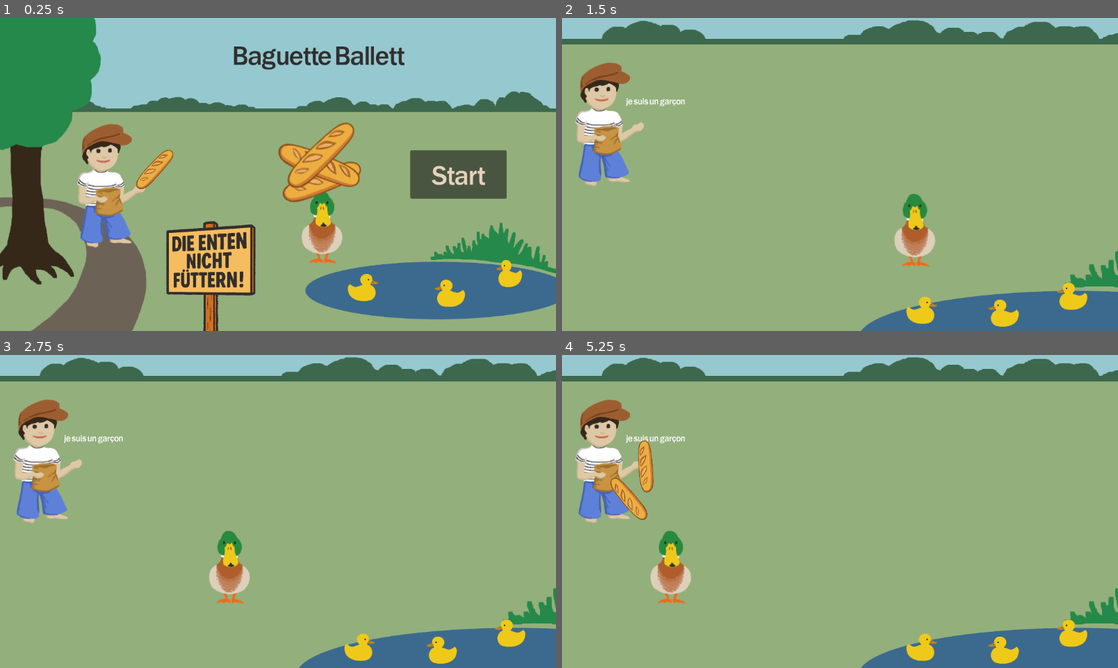
Above: before the commit, frames 1-4 (two rows, left to right).
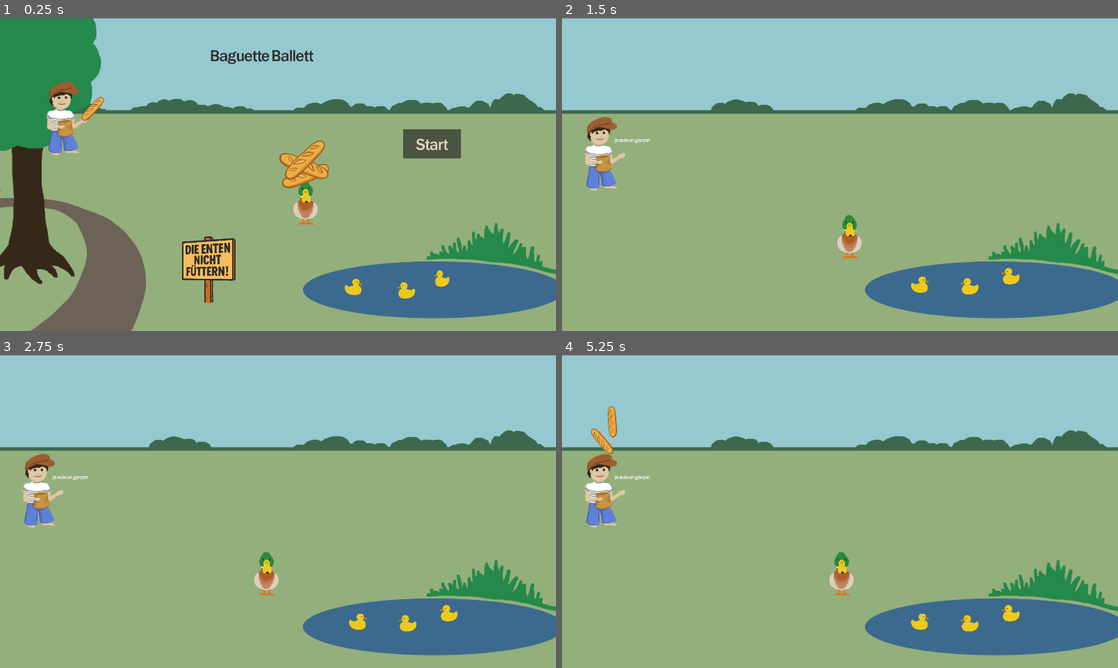
Above: after the commit, the same moments.

Repository: baguette-ballett/baguette-ballett
Game: Godot game, scene res://scenes/intro/intro.tscn
The game is run twice, just before and just after one commit, with the same random seed, the same clock (stepped at 60 frames per second) and the same inputs.
Inputs:
- Up to frame 1 (0.25 s): no input
- Up to frame 2 (1.5 s): click "Start" at 0.5 s; tap Enter (ui_accept) at 1.25 s; hold Right (ui_right) from 1.28 s (still down); hold Enter (ui_accept) from 1.28 s (still down)
- Up to frame 3 (2.75 s): release Right (ui_right) at 2.03 s; release Enter (ui_accept) at 2.03 s; hold Left (ui_left) from 2.03 s (still down); tap Enter (ui_accept) at 2.1, 2.27, 2.57 s
- Up to frame 4 (5.25 s): release Left (ui_left) at 2.78 s; hold Enter (ui_accept) 2.78-3.53 s; hold Right (ui_right) 2.78-4.28 s; tap Enter (ui_accept) at 3.6, 3.77, 4.07, 5.1 s; hold Enter (ui_accept) 4.28-5.03 s; hold Left (ui_left) from 4.28 s (still down)

The runs differ from the first frame. In frame 1, 19% of the frame differs, in the area x 0-100%, y 0-100%; in frame 2, 39%; in frame 3, 39%; in frame 4, 39%.

Commit message:
Resize viewport

Diff:
--- a/project.godot
+++ b/project.godot
@@ -17,6 +17,8 @@
 
 [display]
 
+window/size/viewport_width=1920
+window/size/viewport_height=1080
 window/stretch/mode="viewport"
 
 [gui]
--- a/scenes/intro/intro.tscn
+++ b/scenes/intro/intro.tscn
@@ -23,12 +23,11 @@
 
 [node name="background" type="Sprite2D" parent="."]
 show_behind_parent = true
-position = Vector2(580.444, 322.25)
-scale = Vector2(0.60787, 0.60787)
+position = Vector2(960, 540)
 texture = ExtResource("2_ueo4n")
 
 [node name="Clean Sign" type="Sprite2D" parent="."]
-position = Vector2(437, 537)
+position = Vector2(721, 869)
 scale = Vector2(0.474, 0.5)
 texture = ExtResource("1_ioskq")
 
@@ -38,10 +37,10 @@
 
 [node name="Buttons" type="BoxContainer" parent="."]
 custom_minimum_size = Vector2(200, 100)
-offset_left = 850.0
-offset_top = 274.0
-offset_right = 1150.0
-offset_bottom = 374.0
+offset_left = 1392.0
+offset_top = 384.0
+offset_right = 1692.0
+offset_bottom = 484.0
 
 [node name="StartButton" type="Button" parent="Buttons"]
 custom_minimum_size = Vector2(200, 100)
@@ -74,7 +73,7 @@
 volume_db = 24.0
 
 [node name="logo" type="Sprite2D" parent="."]
-position = Vector2(662, 362)
+position = Vector2(1050, 568)
 texture = ExtResource("10_ueo4n")
 
 [node name="boy" type="Sprite2D" parent="."]
@@ -87,26 +86,26 @@
 texture = ExtResource("11_ueo4n")
 
 [node name="title" type="RichTextLabel" parent="."]
-offset_left = 482.0
-offset_top = 41.0
-offset_right = 1012.0
-offset_bottom = 139.0
+offset_left = 726.0
+offset_top = 93.0
+offset_right = 1256.0
+offset_bottom = 191.0
 theme_override_colors/default_color = Color(0.192157, 0.180392, 0.180392, 1)
 theme_override_font_sizes/normal_font_size = 48
 text = "Baguette Ballett"
 
 [node name="Duckling1" type="Sprite2D" parent="."]
-position = Vector2(752, 558)
+position = Vector2(1222, 928)
 scale = Vector2(0.5, 0.5)
 texture = ExtResource("13_kfk32")
 flip_h = true
 
 [node name="Duckling2" type="Sprite2D" parent="."]
-position = Vector2(1055, 529)
+position = Vector2(1525, 899)
 scale = Vector2(0.421875, 0.5)
 texture = ExtResource("13_kfk32")
 
 [node name="Duckling3" type="Sprite2D" parent="."]
-position = Vector2(932, 570)
+position = Vector2(1402, 940)
 scale = Vector2(0.5, 0.5)
 texture = ExtResource("13_kfk32")
--- a/scenes/level/level.tscn
+++ b/scenes/level/level.tscn
@@ -31,27 +31,28 @@
 texture = ExtResource("1_hnne4")
 
 [node name="background right" type="Sprite2D" parent="."]
-position = Vector2(528, 265)
+position = Vector2(960, 540)
 texture = ExtResource("2_vpf64")
 
 [node name="Boy" parent="." instance=ExtResource("6_wcngd")]
-position = Vector2(98, 217)
+position = Vector2(147, 466)
 
 [node name="player" parent="." instance=ExtResource("2_s8ale")]
-position = Vector2(570, 457)
+position = Vector2(832, 738)
 
 [node name="ground body" parent="." instance=ExtResource("7_tf2q7")]
-position = Vector2(574, 539)
+position = Vector2(583, 855)
 
 [node name="wall left" type="CollisionShape2D" parent="ground body"]
 position = Vector2(-616, -46)
 shape = SubResource("RectangleShape2D_pe1ox")
 
 [node name="wall right" type="CollisionShape2D" parent="ground body"]
-position = Vector2(615, -47)
+position = Vector2(1346, -47)
 shape = SubResource("RectangleShape2D_pe1ox")
 
 [node name="SpawnArea" type="Path2D" parent="."]
+position = Vector2(71, 218)
 curve = SubResource("Curve2D_vpf64")
 
 [node name="SpawnAreaLocation" type="PathFollow2D" parent="SpawnArea"]
@@ -67,18 +68,18 @@
 autoplay = true
 
 [node name="Duckling1" type="Sprite2D" parent="."]
-position = Vector2(745, 605)
+position = Vector2(1237, 920)
 scale = Vector2(0.5, 0.5)
 texture = ExtResource("8_tf2q7")
 flip_h = true
 
 [node name="Duckling2" type="Sprite2D" parent="."]
-position = Vector2(1057, 576)
+position = Vector2(1549, 891)
 scale = Vector2(0.5, 0.5)
 texture = ExtResource("8_tf2q7")
 
 [node name="Duckling3" type="Sprite2D" parent="."]
-position = Vector2(915, 611)
+position = Vector2(1407, 926)
 scale = Vector2(0.5, 0.5)
 texture = ExtResource("8_tf2q7")
 
@@ -87,8 +88,8 @@
 anchors_preset = 15
 anchor_right = 1.0
 anchor_bottom = 1.0
-offset_right = 1152.0
-offset_bottom = 648.0
+offset_right = 1920.0
+offset_bottom = 1080.0
 grow_horizontal = 2
 grow_vertical = 2
 
